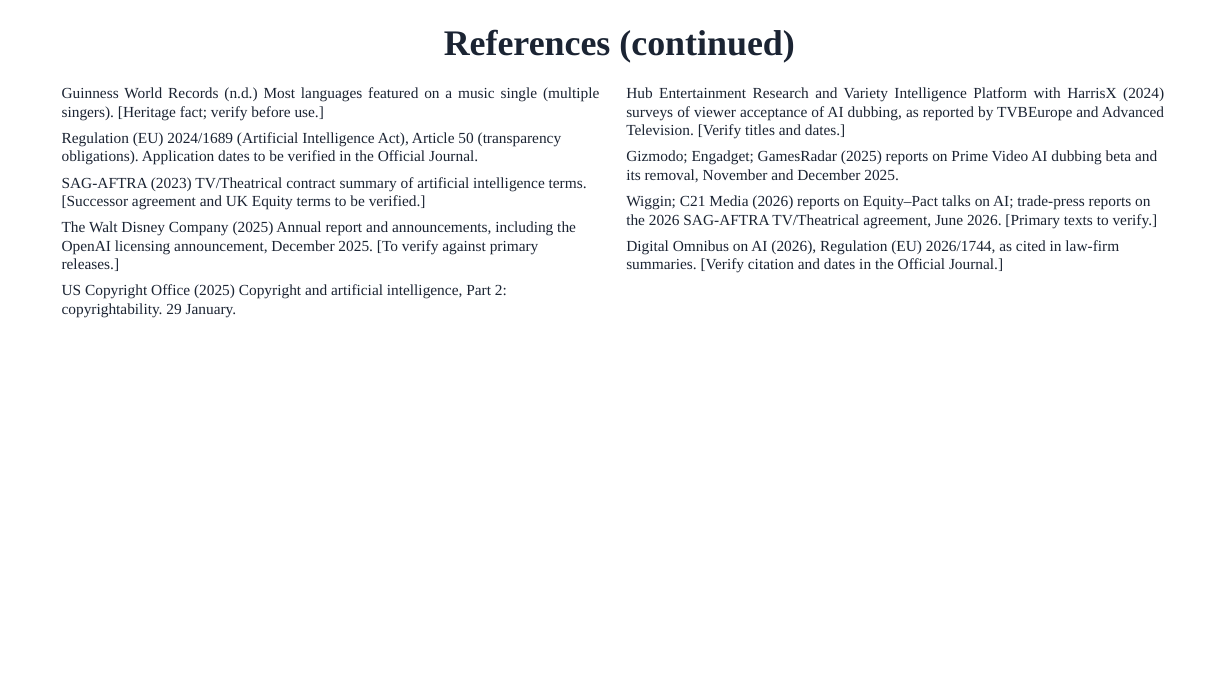
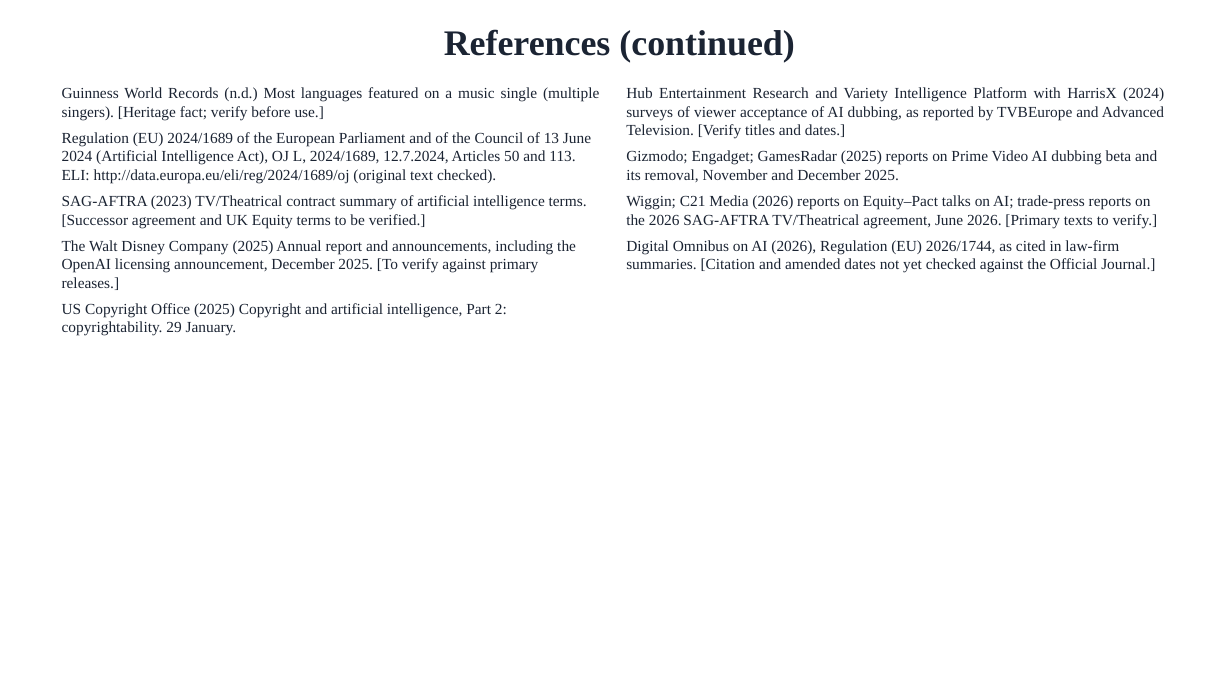
Before and after one commit to karanrg22-svg/skill, a slide deck: slide 14 of output/D_final_with_notes.pptx. Drawn at 1232x693 pixels with LibreOffice and Linux fonts; fonts in the diff are those of the drawing. Boxes give left, top, right and bottom in pixels: in the first picture for what was removed or moved away, otherwise in the second. Text is boxed around its words. In the diff, an @@ line names an element or a change of style, - is before the commit and + after.

```diff
--- a/output/D_final_with_notes.pptx
+++ b/output/D_final_with_notes.pptx
@@ text at box(62, 132, 591, 184): text changed @@
-Regulation (EU) 2024/1689 (Artificial Intelligence Act), Article 50 (transparency obligations). Application dates to be verified in the Official Journal.
+Regulation (EU) 2024/1689 of the European Parliament and of the Council of 13 June 2024 (Artificial Intelligence Act), OJ L, 2024/1689, 12.7.2024, Articles 50 and 113. ELI: http://data.europa.eu/eli/reg/2024/1689/oj (original text checked).
@@ text at box(626, 240, 1155, 273): text changed @@
-Digital Omnibus on AI (2026), Regulation (EU) 2026/1744, as cited in law-firm summaries. [Verify citation and dates in the Official Journal.]
+Digital Omnibus on AI (2026), Regulation (EU) 2026/1744, as cited in law-firm summaries. [Citation and amended dates not yet checked against the Official Journal.]
```
Also in this commit, not shown: 10 other files.
